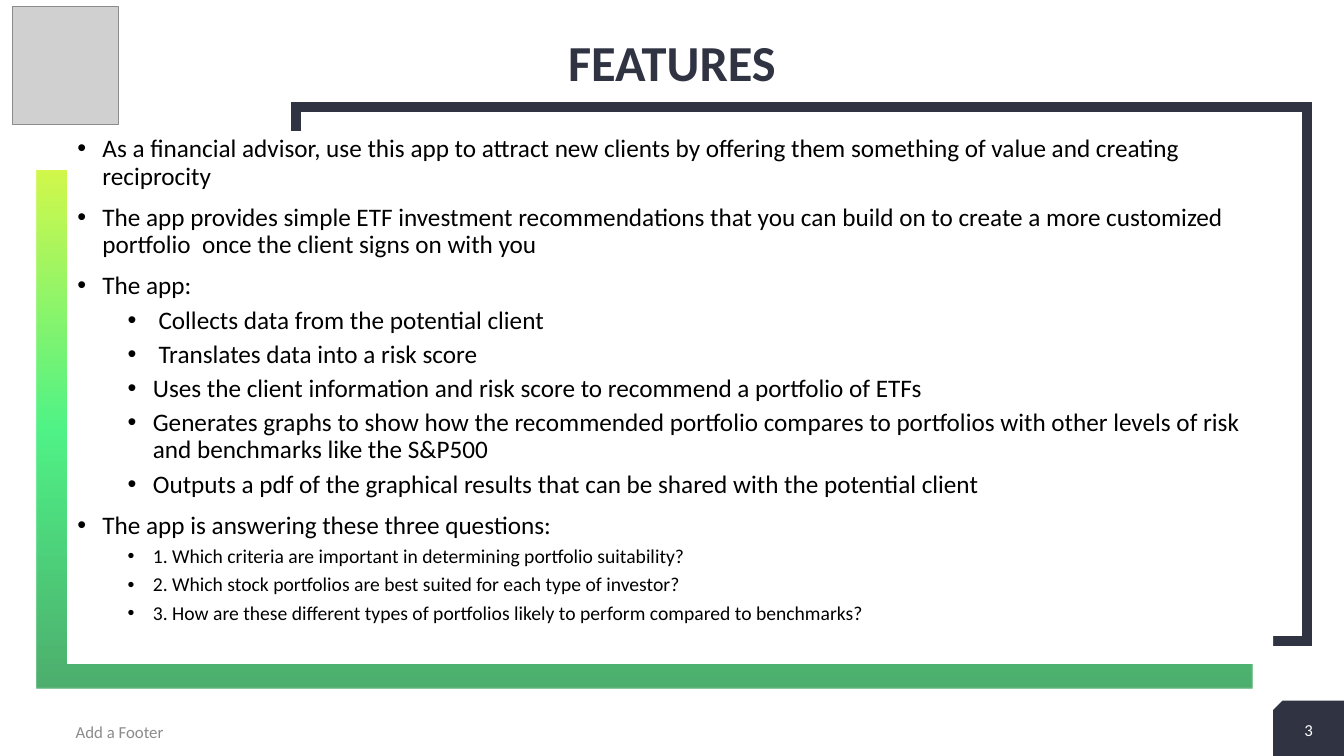
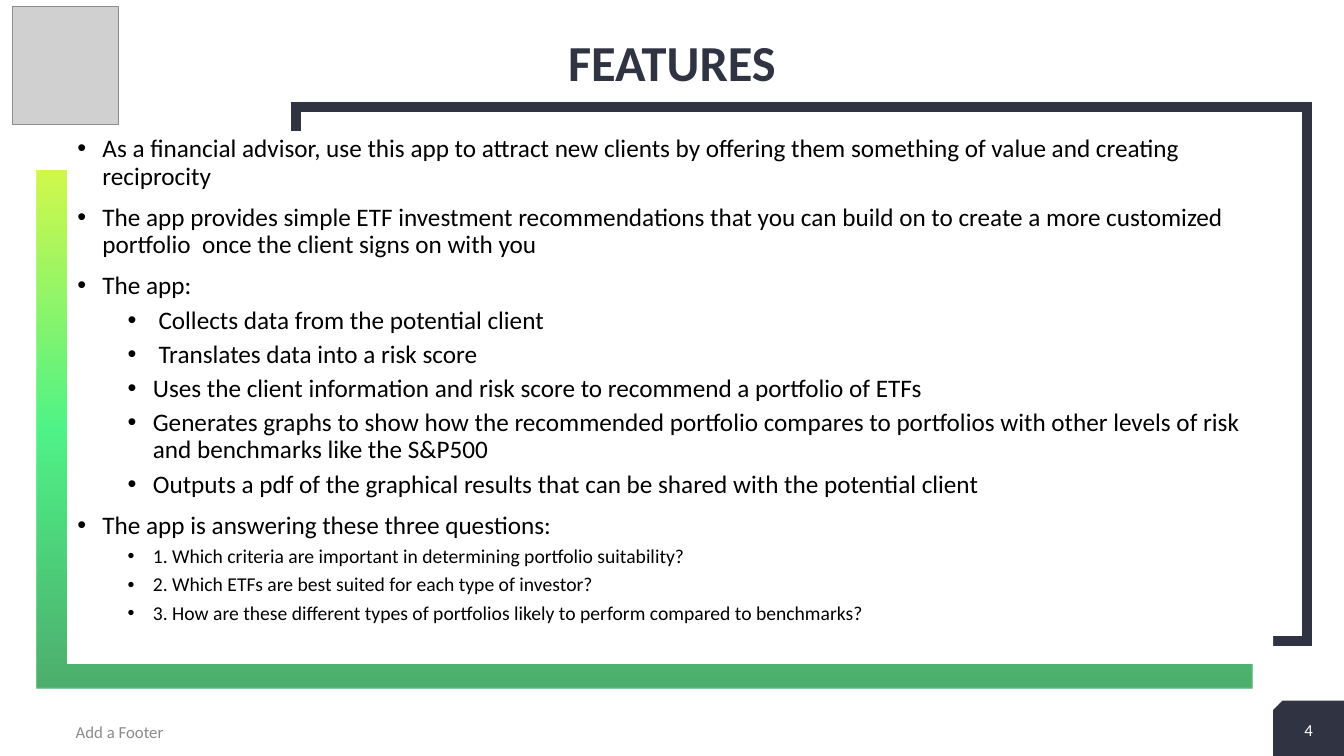
Before and after one commit to Kgross2/portfolio_suitability_app, a slide deck: slide 4 of Project 1 presentation.pptx (slide 3 before the commit). Drawn at 1344x756 pixels with LibreOffice and Linux fonts; fonts in the diff are those of the drawing; grey boxes stand for pictures. Boxes give left, top, right and bottom in pixels: in the first picture for what was removed or moved away, otherwise in the second. Text is boxed around its words. In the diff, an @@ line names an element or a change of style, - is before the commit and + after.

Commit message:
PPT with portfolio table

```diff
--- a/Project 1 presentation.pptx
+++ b/Project 1 presentation.pptx
@@ text at (172, 577, 592, 594): text changed @@
-  • 2. Which stock portfolios are best suited for each type of investor?
+  • 2. Which ETFs are best suited for each type of investor?
@@ page number at (1303, 726, 1311, 736): text changed @@
-3
+4
@@ page number at (1304, 725, 1312, 736): text changed @@
-3
+4
```
Also in this commit, not shown: 4 other slides changed, 1 slide added.
